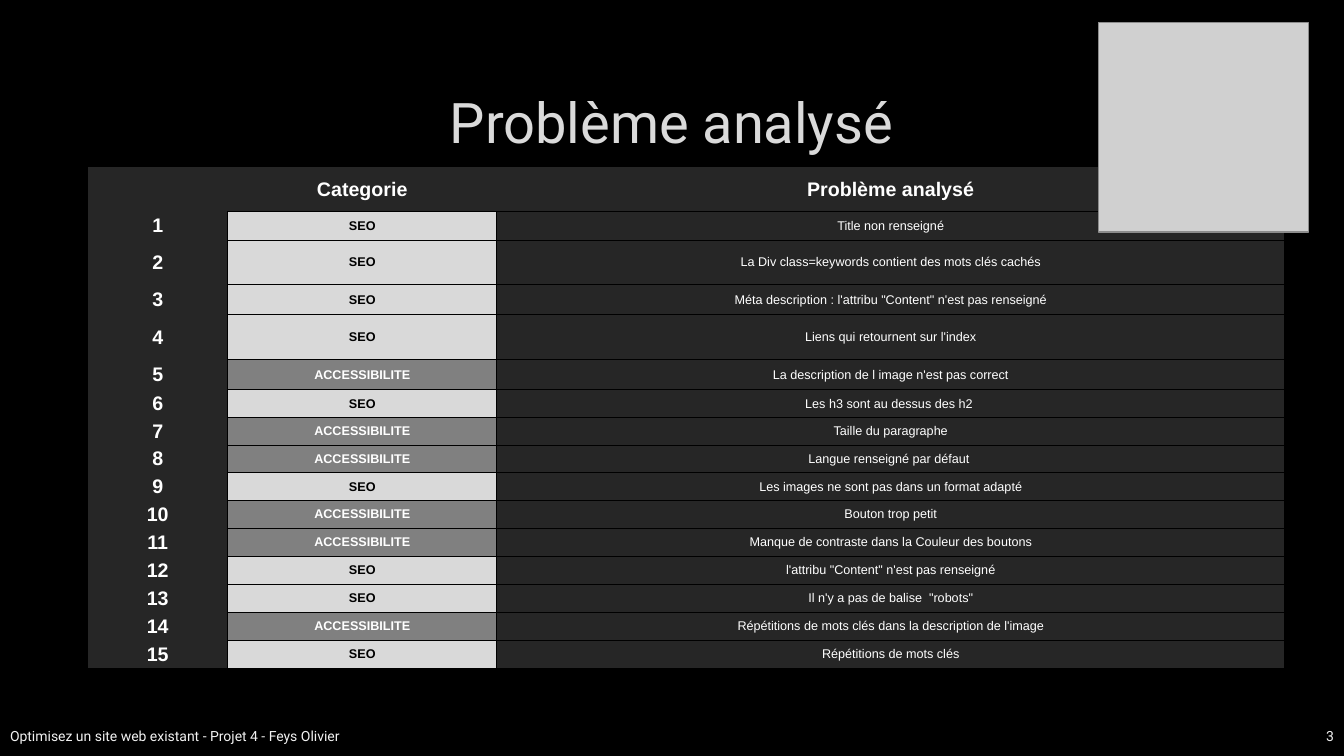
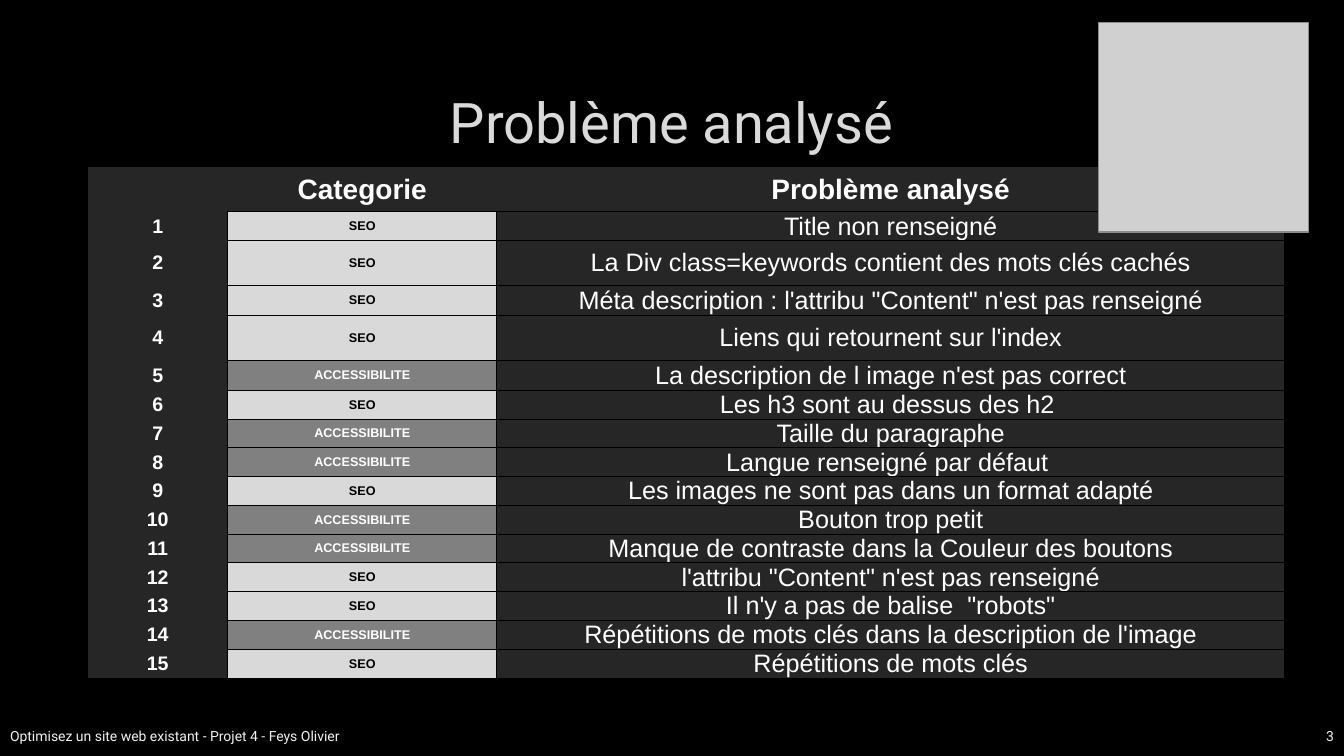
Before and after one commit to Olive59/Projet-4, a slide deck: slide 3 of p4-03-rapport.pptx. Drawn at 1344x756 pixels with LibreOffice and Linux fonts; fonts in the diff are those of the drawing; grey boxes stand for pictures; background and template pictures are left out. Boxes give left, top, right and bottom in pixels: in the first picture for what was removed or moved away, otherwise in the second. Text is boxed around its words. In the diff, an @@ line names an element or a change of style, - is before the commit and + after.

```diff
--- a/p4-03-rapport.pptx
+++ b/p4-03-rapport.pptx
@@ table at [88, 167, 1286, 702] @@
@@ size 14 to 20 pt in "Categorie", "Problème analysé" @@
@@ size 9 to 18 pt in "Title non renseigné", "La Div class=keywords contient des mots clés ...", "Méta description : l'attribu "Content" n'est pas ...", "Liens qui retournent sur l'index" and 11 more places @@
```
Also in this commit, not shown: 5 other files.
